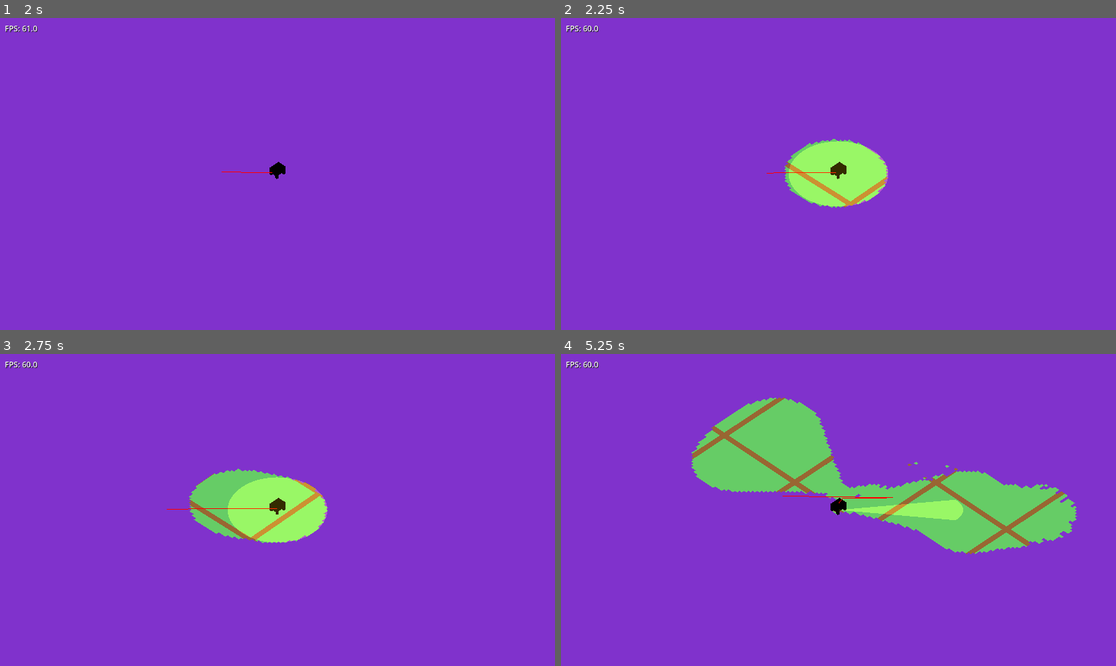
Above: before the commit, frames 1-4 (two rows, left to right).
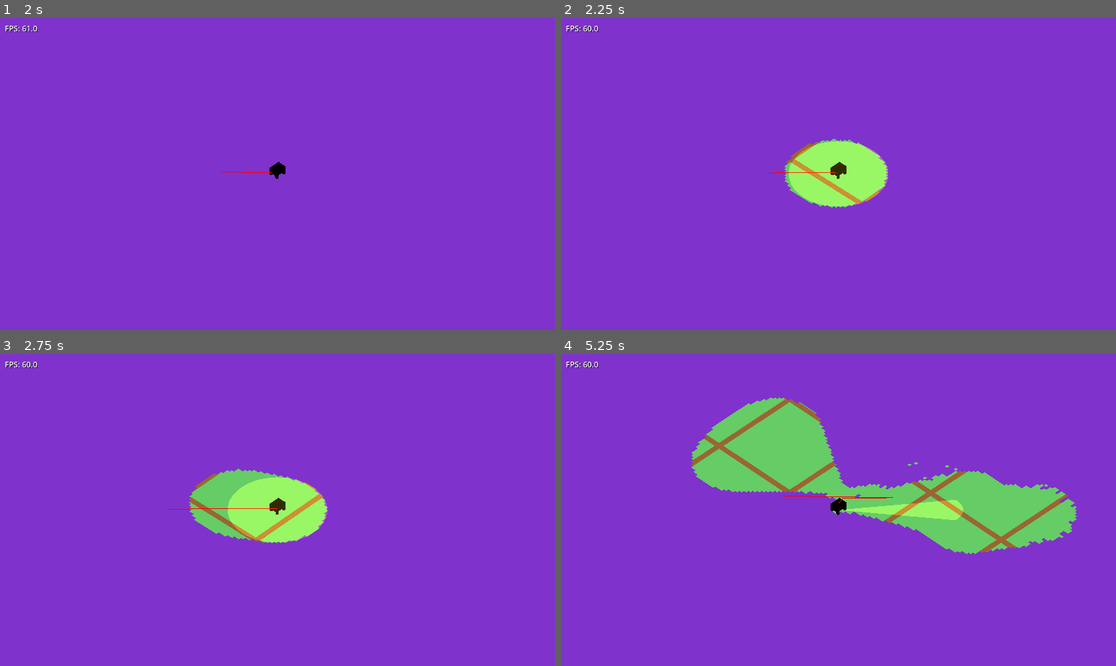
Above: after the commit, the same moments.

Repository: emersonh16/dastardlyfuck
Game: Godot game, scene res://scenes/test/test_miasma.tscn
Same seed, same stepped clock (60 frames per second), same inputs: the game is played once before the commit and once after it.
Inputs (mouse positions are in pixels of both pictures, inside the frame that each line leads up to):
- Up to frame 1 (2 s): tap Enter at 0.5 s; move the mouse to (399, 158) at 0.52 s; hold Right (ui_right) 0.53-1.25 s; tap 1 at 0.6 s; click (399, 158) at 0.67 s; tap Space at 1.25 s; drag from (166, 189) to (249, 236) at 1.27 s
- Up to frame 2 (2.25 s): tap Enter at 2 s; move the mouse to (894, 105) at 2.02 s; hold Right (ui_right) from 2.03 s (still down); tap 3 at 2.1 s
- Up to frame 3 (2.75 s): keep holding Right (ui_right)
- Up to frame 4 (5.25 s): release Right (ui_right) at 2.75 s; drag from (810, 572) to (672, 463) at 2.77 s; move the mouse to (1005, 556) at 3.52 s; hold Left (ui_left) 3.53-4.25 s; tap 5 at 3.6 s; drag from (672, 463) to (755, 432) at 4.27 s; move the mouse to (866, 510) at 5.02 s; hold Down (ui_down) from 5.03 s (still down); hold Q from 5.03 s (still down); click (866, 510) at 5.17 s

Frame 1 is identical in both runs. In frame 2, 0.6% of the frame differs, in the area x 40-59%, y 39-61%; in frame 3, 0.6%; in frame 4, 3.1%, in the area x 23-92%, y 14-65%.

Commit message:
Reduce ground mesh rebuilds to tile changes

Diff:
--- a/scripts/world/ground_renderer.gd
+++ b/scripts/world/ground_renderer.gd
@@ -15,6 +15,7 @@
 var miasma_manager: Node = null
 var world_manager: Node = null
 var _last_visible_bounds: Dictionary = {}
+var _last_tile_bounds: Dictionary = {}
 
 func _ready():
 	await get_tree().process_frame
@@ -116,20 +117,26 @@
 		min_z -= padding
 		max_z += padding
 
-	# Check if bounds changed (only rebuild if needed)
-	var current_bounds = {"min_x": min_x, "max_x": max_x, "min_z": min_z, "max_z": max_z}
-	if current_bounds.hash() == _last_visible_bounds.hash():
-		# Just update position, don't rebuild mesh
-		global_position = player_ground
-		return
-
-	_last_visible_bounds = current_bounds
-
 	# Calculate tile bounds (snap to grid)
 	var min_tile_x = int(min_x / GROUND_TILE_SIZE)
 	var max_tile_x = int(max_x / GROUND_TILE_SIZE) + 1
 	var min_tile_z = int(min_z / GROUND_TILE_SIZE)
 	var max_tile_z = int(max_z / GROUND_TILE_SIZE) + 1
+
+	# Check if tile bounds changed (only rebuild if needed)
+	var current_tile_bounds = {
+		"min_tile_x": min_tile_x,
+		"max_tile_x": max_tile_x,
+		"min_tile_z": min_tile_z,
+		"max_tile_z": max_tile_z
+	}
+	if current_tile_bounds.hash() == _last_tile_bounds.hash():
+		# Just update position, don't rebuild mesh
+		global_position = player_ground
+		return
+
+	_last_visible_bounds = {"min_x": min_x, "max_x": max_x, "min_z": min_z, "max_z": max_z}
+	_last_tile_bounds = current_tile_bounds
 
 	# Build mesh: tiles with borders (multiple surfaces: biome-colored centers, brown borders)
 	# We'll use a single material per tile center (or group by color for efficiency)
